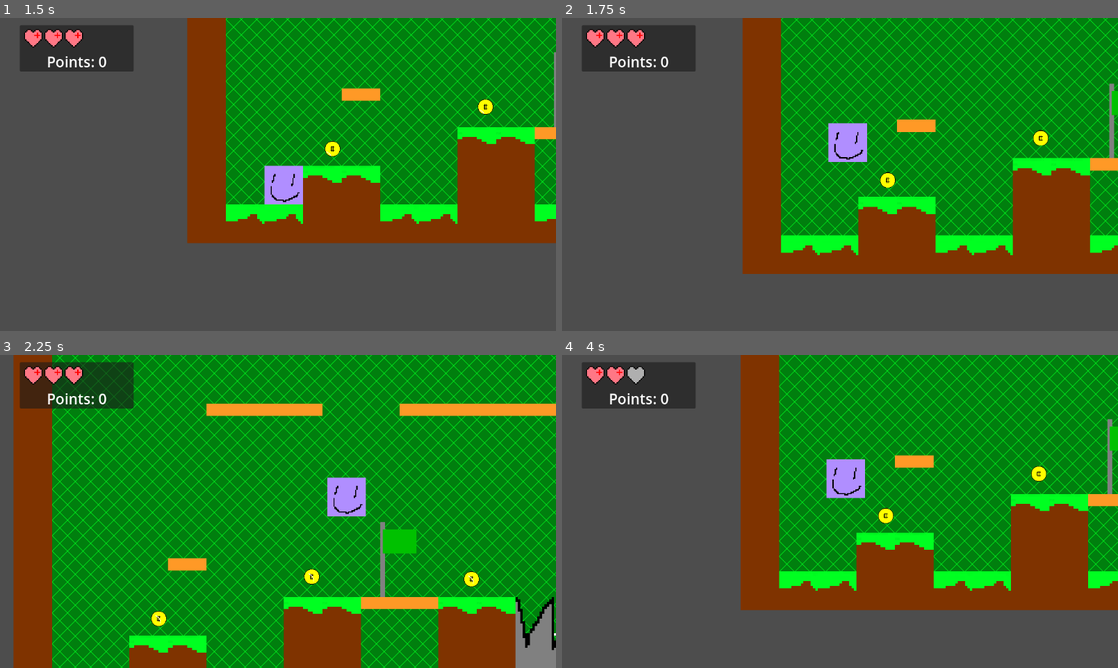
Above: before the commit, frames 1-4 (two rows, left to right).
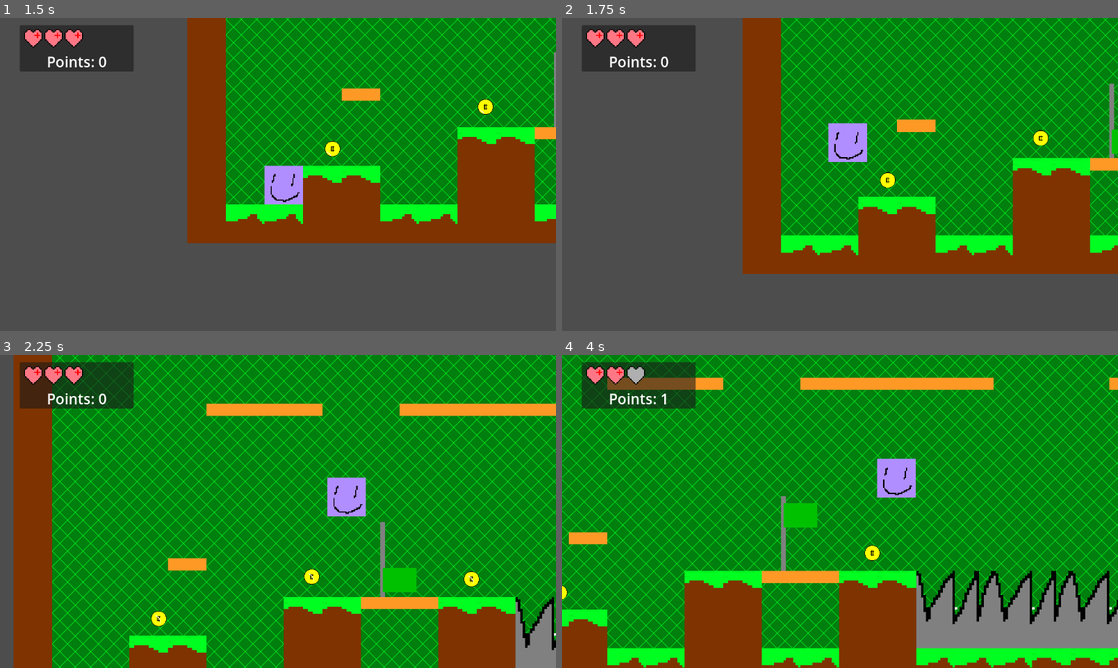
Above: after the commit, the same moments.

Repository: CWmain/Platformer
Game: Godot game, scene res://gui/level_select.tscn
Same seed, same stepped clock (60 frames per second), same inputs: the game is played once before the commit and once after it.
Inputs (mouse positions are in pixels of both pictures, inside the frame that each line leads up to):
- Up to frame 1 (1.5 s): click "Level_1" at 0.5 s; move the mouse to (400, 158) at 1.27 s; hold Right (right) from 1.28 s (still down)
- Up to frame 2 (1.75 s): keep holding Right (right); tap Space (jump) at 1.52 s
- Up to frame 3 (2.25 s): keep holding Right (right); move the mouse to (166, 527) at 2.02 s
- Up to frame 4 (4 s): tap Space (jump) at 2.27, 3.77 s; move the mouse to (895, 442) at 2.77 s; release Right (right) at 2.78 s; hold A (left) 2.78-3.53 s; move the mouse to (812, 574) at 3.52 s; hold Right (right) from 3.53 s (still down)

Frame 1 is identical in both runs. In frame 2, 0.2% of the frame differs, in the area x 98-100%, y 23-44%; in frame 3, 0.9%; in frame 4, 75%, in the area x 0-100%, y 0-100%.

Commit message:
Checkpoint completed, working in a way I like

Diff:
--- a/Platformer/GameObjects/checkpoint.gd
+++ b/Platformer/GameObjects/checkpoint.gd
@@ -1,10 +1,16 @@
 extends Node2D
 
-
+@onready var animated_sprite_2d = $AnimatedSprite2D
+var reached : bool = false
 
 
 func _on_area_2d_body_entered(body):
+	if (reached == true):
+		return
 	if (body.name == "Player"):
+		reached = true
+		body.set_respawn(self.position)
+		animated_sprite_2d.play()
 		print("Do Checkpoint stuff")
 
 	pass # Replace with function body.
--- a/Platformer/GameObjects/checkpoint.tscn
+++ b/Platformer/GameObjects/checkpoint.tscn
@@ -55,8 +55,6 @@
 [node name="AnimatedSprite2D" type="AnimatedSprite2D" parent="."]
 texture_filter = 1
 sprite_frames = SubResource("SpriteFrames_g6hhq")
-frame = 4
-frame_progress = 1.0
 speed_scale = 3.0
 
 [node name="Area2D" type="Area2D" parent="."]
--- a/Platformer/main_character.gd
+++ b/Platformer/main_character.gd
@@ -31,12 +31,13 @@
 func _ready():
 	pass
 
+func set_respawn(coords : Vector2):
+	last_on_ground = coords
+
 func _physics_process(delta):
 	# Add the gravity.
 	if not is_on_floor():
 		velocity.y += gravity * delta
-	else:
-		last_on_ground = self.get_indexed("position")
 
 	# Handle jump.
 	if Input.is_action_just_pressed("jump") and is_on_floor():
